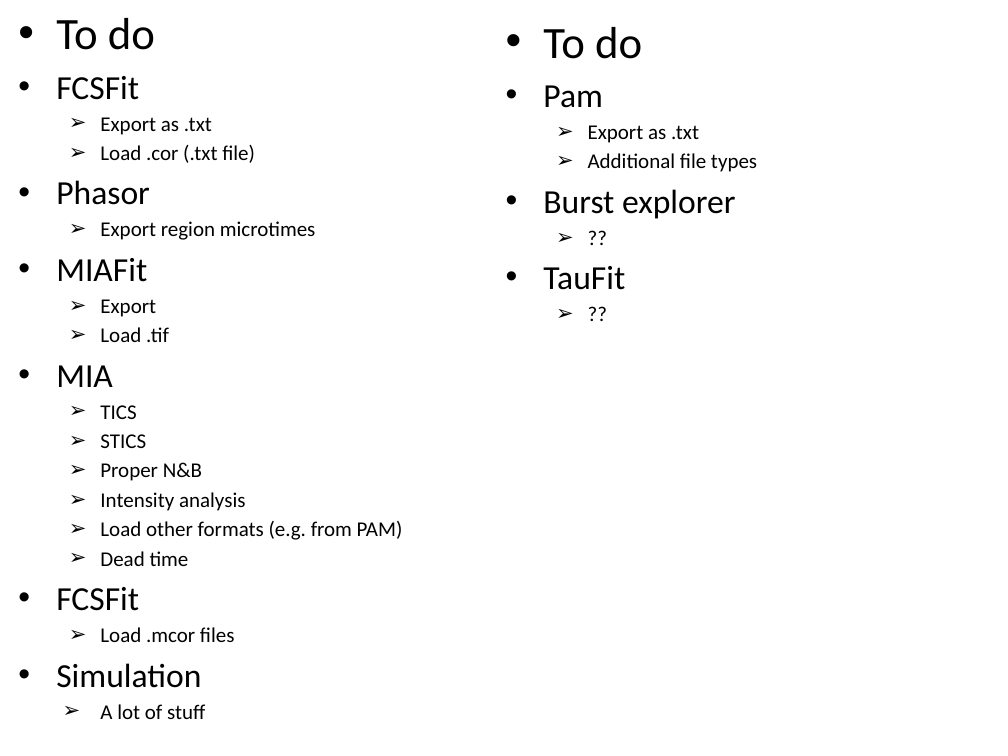
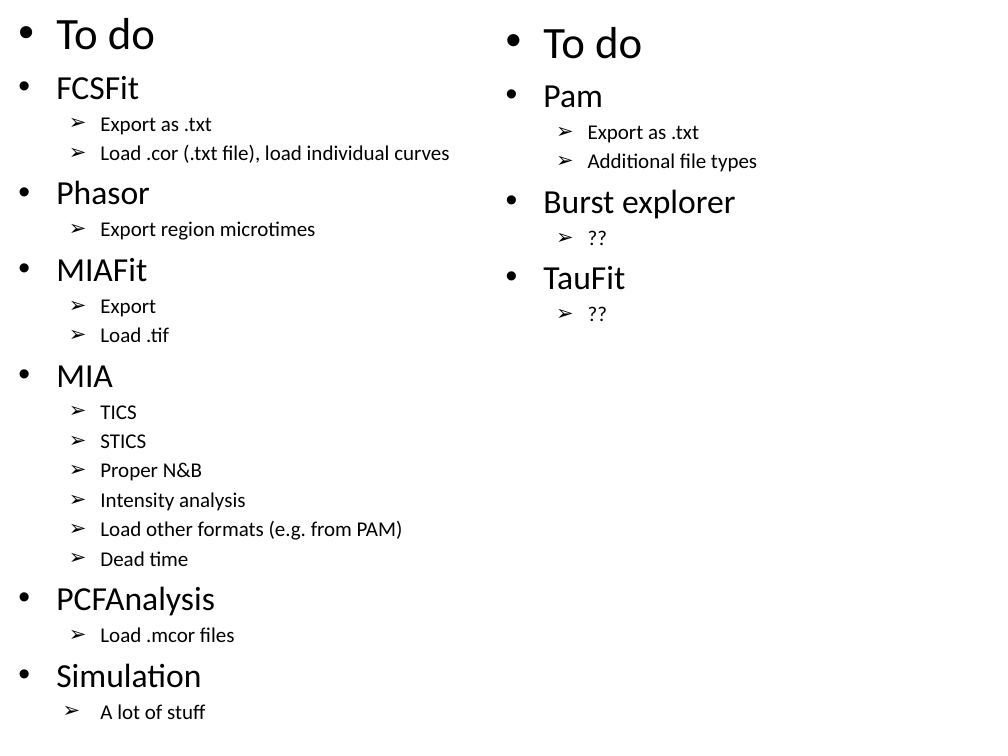
Before and after one commit to Fluorescence-Tools/PAM, a slide deck: slide 4 of New Pam.pptx. Drawn at 1008x756 pixels with LibreOffice and Linux fonts; fonts in the diff are those of the drawing. Boxes give left, top, right and bottom in pixels: in the first picture for what was removed or moved away, otherwise in the second. Text is boxed around its words. In the diff, an @@ line names an element or a change of style, - is before the commit and + after.

Commit message:
Added loading of individual curves in FCSFit

```diff
--- a/New Pam.pptx
+++ b/New Pam.pptx
@@ text at box(100, 145, 449, 163): text changed @@
-  ➢ Load .cor (.txt file)
+  ➢ Load .cor (.txt file), load individual curves
@@ text at box(56, 586, 215, 616): text changed @@
-• FCSFit
+• PCFAnalysis
```
Also in this commit, not shown: 2 other files.
